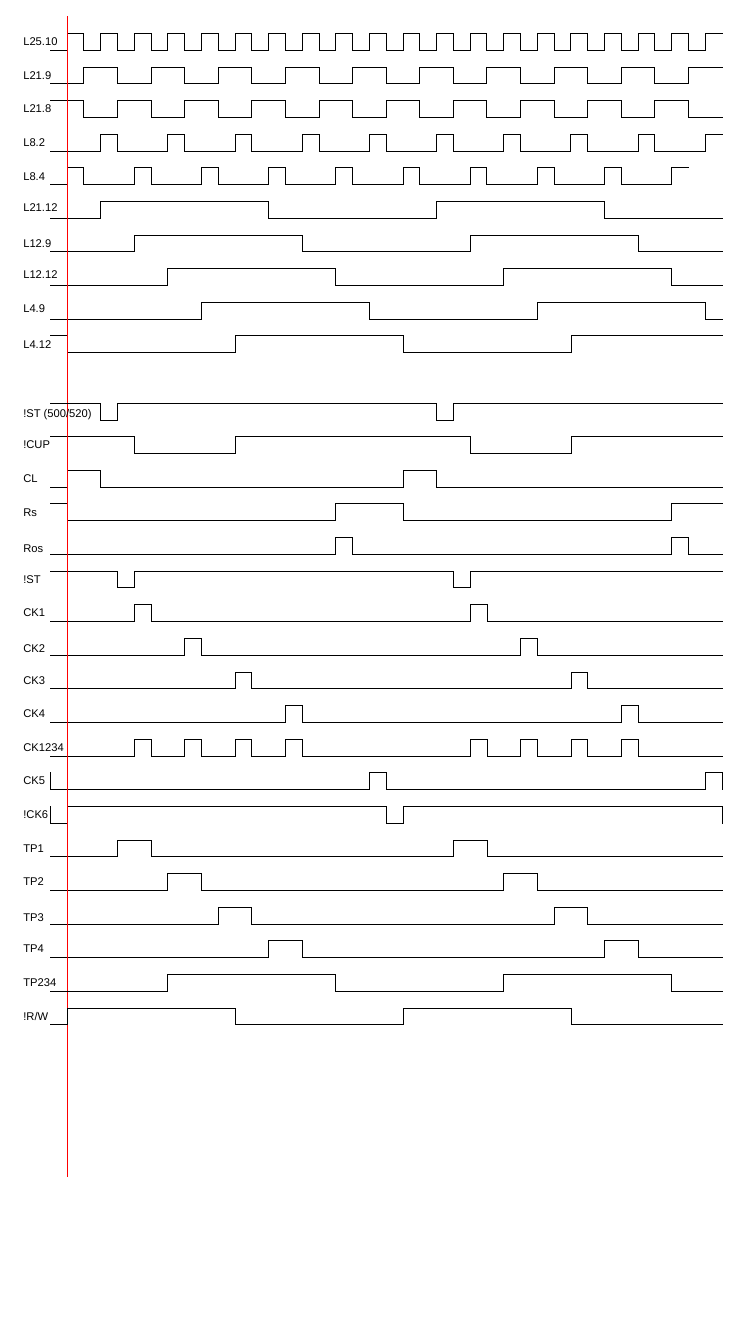
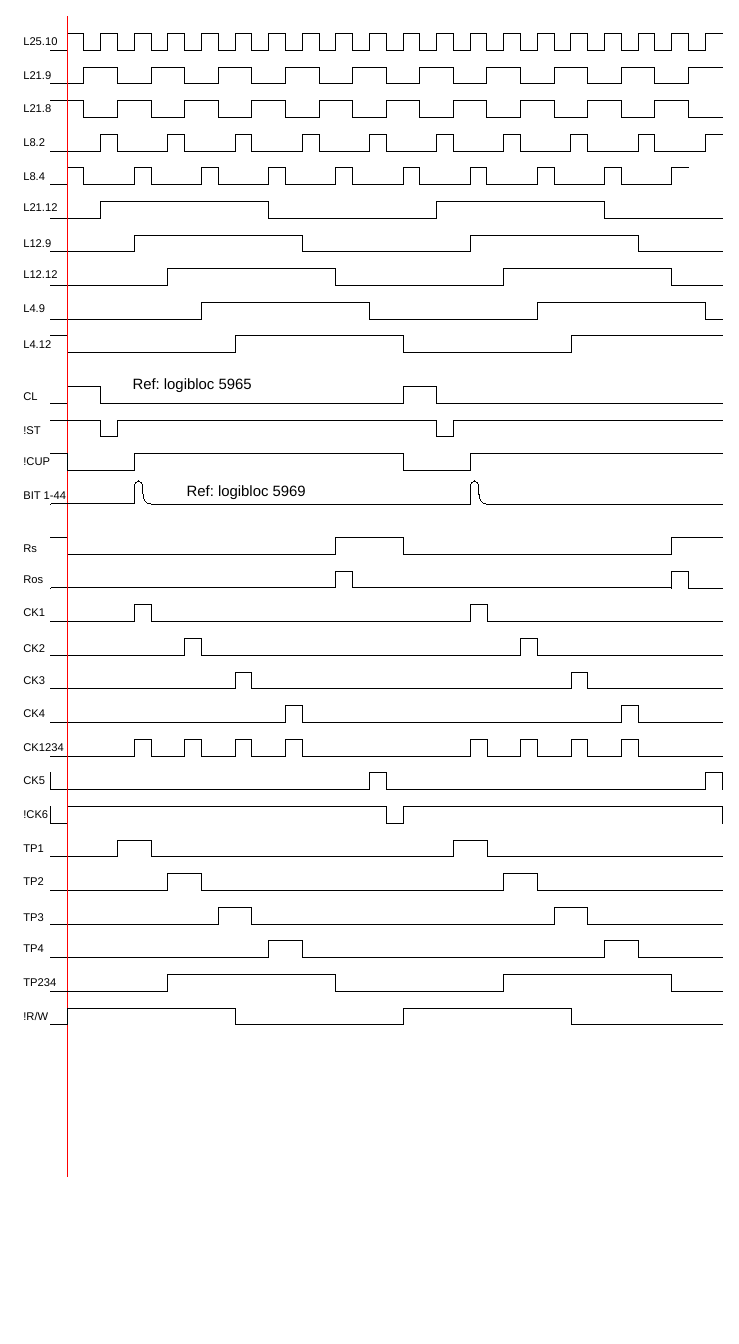
Before and after one commit to durgadas311/wang, a slide deck: slide 1 of w600-sim/docs/src/wang600timing.odp. Drawn at 739x1344 pixels with LibreOffice and Linux fonts; fonts in the diff are those of the drawing. Boxes give left, top, right and bottom in pixels: in the first picture for what was removed or moved away, otherwise in the second. Text is boxed around its words. In the diff, an @@ line names an element or a change of style, - is before the commit and + after.

```diff
--- a/w600-sim/docs/src/wang600timing.odp
+++ b/w600-sim/docs/src/wang600timing.odp
@@ text "CL": place and size @@
-text "CL" at <box>23,474,37,482</box>
+text "CL" at <box>23,392,37,400</box>
@@ freeform shape: place and size @@
-freeform shape at <box>50,403,722,420</box>
+freeform shape at <box>50,386,722,403</box>
@@ text added at <box>133,378,252,392</box>, 16 pt, text #000000 @@
+Ref: logibloc 5965
@@ text removed at <box>23,409,92,420</box> @@
-!ST (500/520)
@@ text "!ST": place and size @@
-text "!ST" at <box>23,575,40,583</box>
+text "!ST" at <box>23,426,40,434</box>
@@ freeform shape: place and size @@
-freeform shape at <box>50,437,722,453</box>
+freeform shape at <box>50,420,722,437</box>
@@ text "!CUP": place and size @@
-text "!CUP" at <box>23,440,50,448</box>
+text "!CUP" at <box>23,457,50,465</box>
@@ freeform shape: place and size @@
-freeform shape at <box>50,504,722,521</box>
+freeform shape at <box>50,453,722,470</box>
@@ text added at <box>23,491,66,499</box>, 12 pt, text #000000 @@
+BIT 1-44
@@ freeform shape: place and size @@
-freeform shape at <box>50,470,722,487</box>
+freeform shape at <box>50,481,722,504</box>
@@ text added at <box>187,485,306,499</box>, 16 pt, text #000000 @@
+Ref: logibloc 5969
@@ text "Rs": place and size @@
-text "Rs" at <box>23,508,37,516</box>
+text "Rs" at <box>23,544,37,552</box>
@@ freeform shape at <box>50,537,722,554</box>: outline redrawn @@
@@ text "Ros": place and size @@
-text "Ros" at <box>23,544,43,552</box>
+text "Ros" at <box>23,575,43,583</box>
@@ freeform shape at <box>50,571,722,588</box>: outline redrawn @@
```
Also in this commit, not shown: 8 other files.
